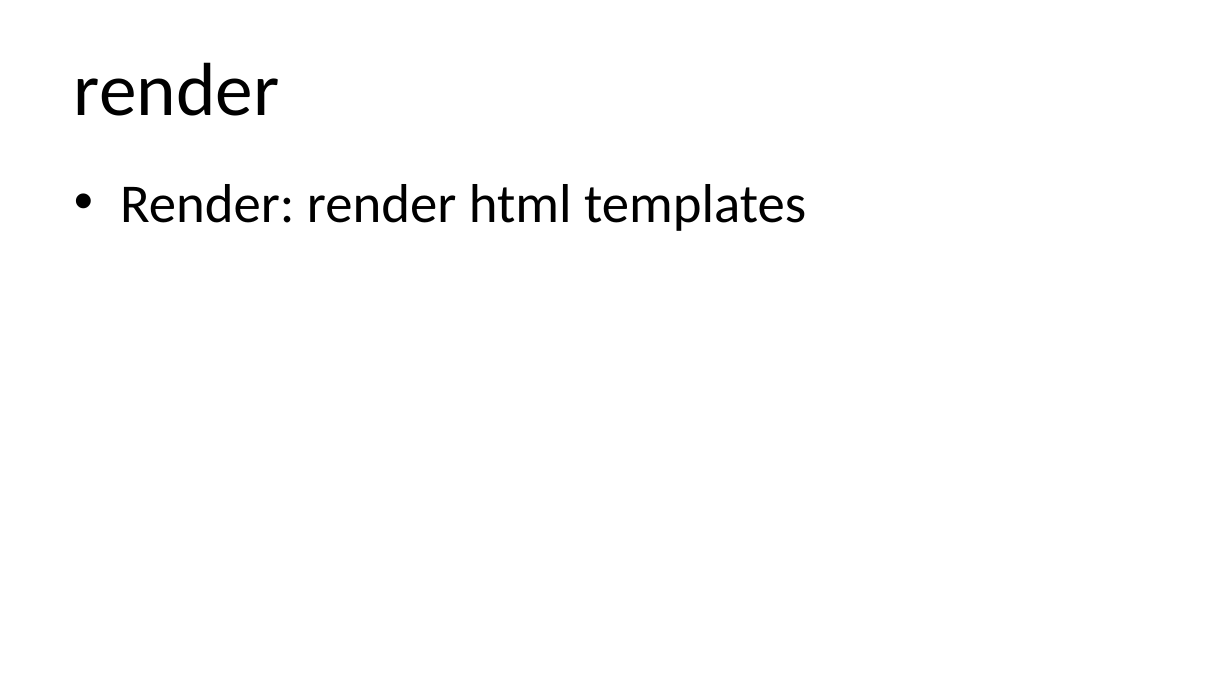
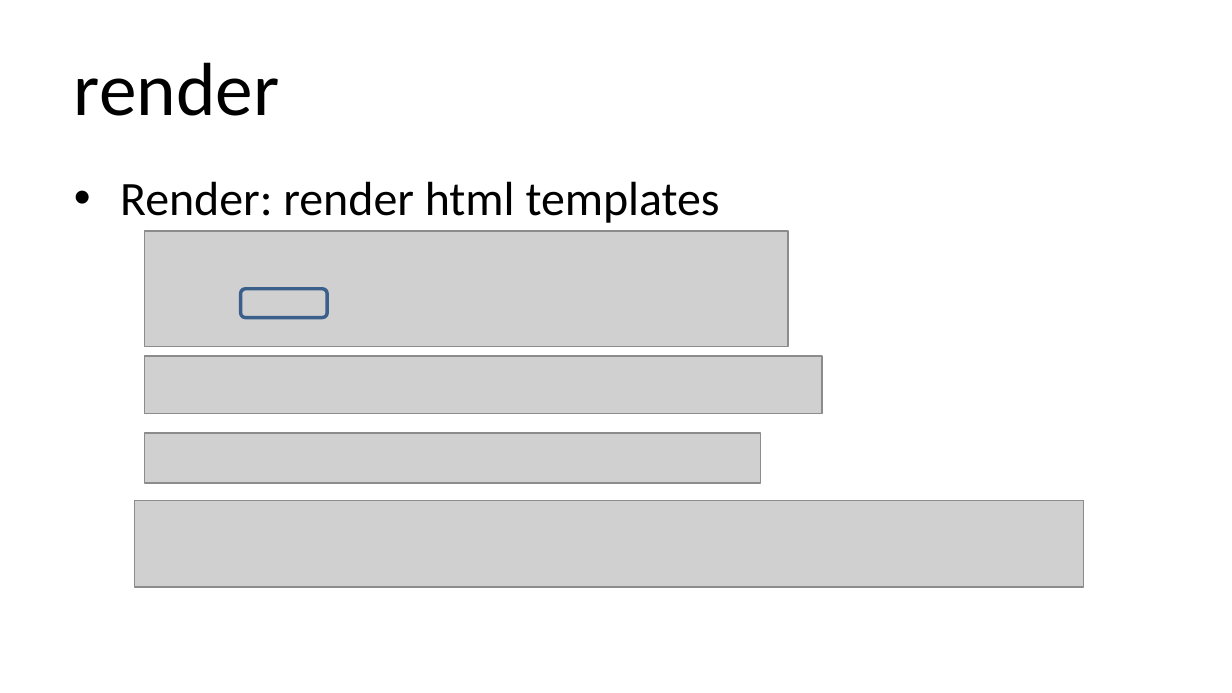
Before and after one commit to qicosmos/cppcon2018, a slide deck: slide 57 of cppcon2018.pptx. Drawn at 1232x693 pixels with LibreOffice and Linux fonts; fonts in the diff are those of the drawing; grey boxes stand for pictures. Boxes give left, top, right and bottom in pixels: in the first picture for what was removed or moved away, otherwise in the second. Text is boxed around its words. In the diff, an @@ line names an element or a change of style, - is before the commit and + after.

```diff
--- a/cppcon2018.pptx
+++ b/cppcon2018.pptx
@@ text "Render: render html templates" at (120,181,720,223): size 32 to 28 pt @@
@@ picture added at (144,230,788,346) @@
@@ rounded rectangle added at (240,288,326,317), outline #3A5F8C 2 pt @@
@@ picture added at (144,356,822,414) @@
@@ picture added at (144,434,760,484) @@
@@ picture added at (134,500,1083,586) @@
```
Also in this commit, not shown: 1 other slide changed, 6 slides added, 3 slides removed.
